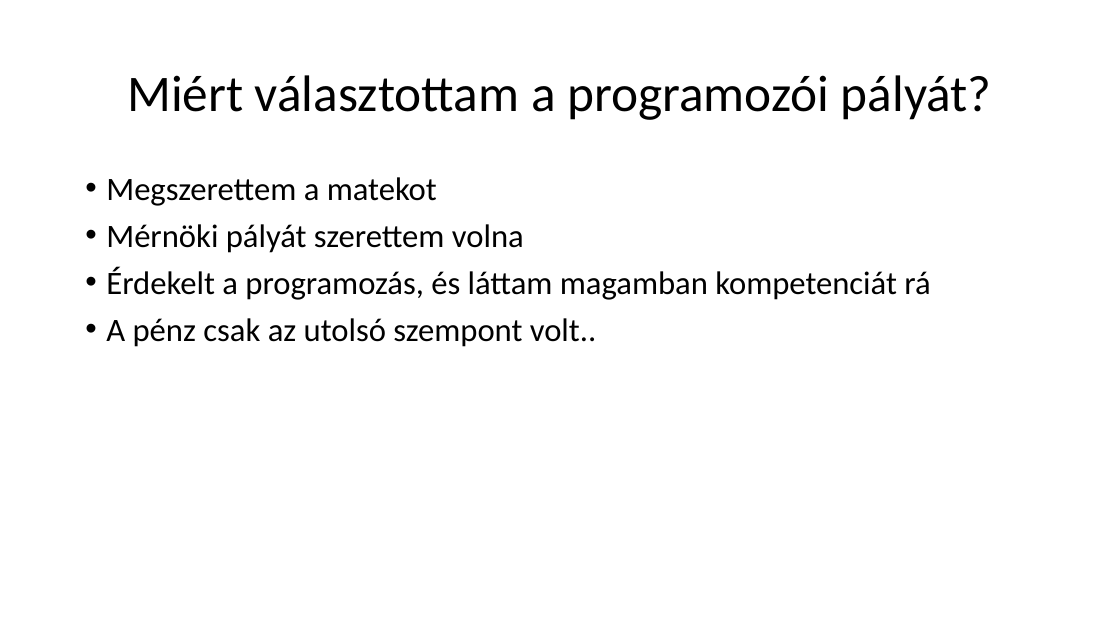
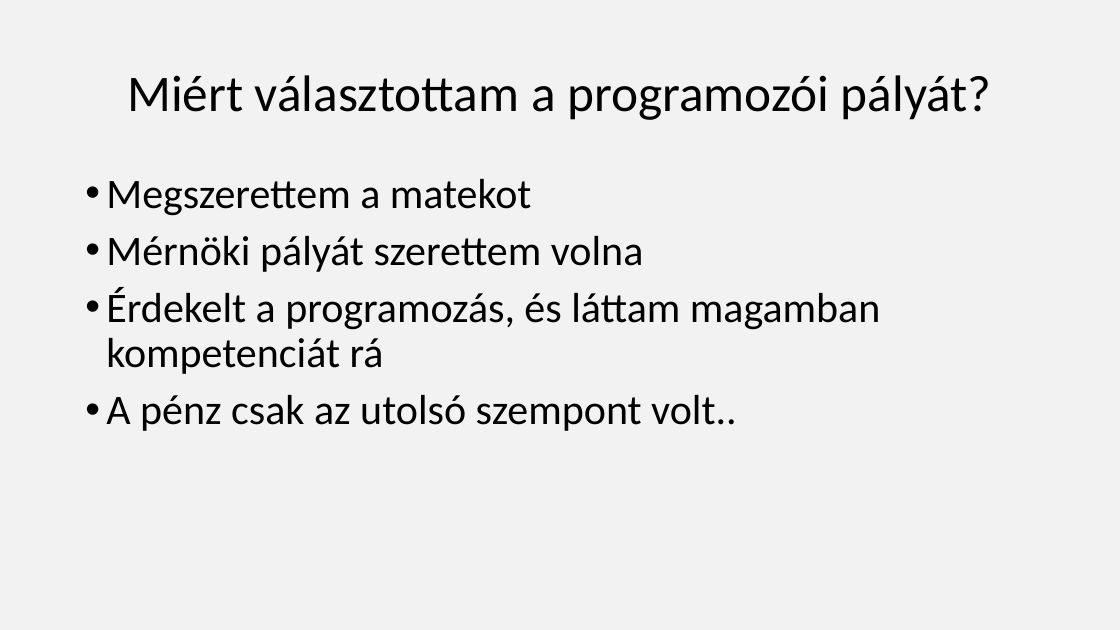
Before and after one commit to nagyandras95/Egyetem, a slide deck: slide 3 of efop/03/Programozók világa.pptx. Drawn at 1120x630 pixels with LibreOffice and Linux fonts; fonts in the diff are those of the drawing. Boxes give left, top, right and bottom in pixels: in the first picture for what was removed or moved away, otherwise in the second. Text is boxed around its words. In the diff, an @@ line names an element or a change of style, - is before the commit and + after.

```diff
--- a/efop/03/Programozók világa.pptx
+++ b/efop/03/Programozók világa.pptx
@@ background #FFFFFF to #E7E6E6 at 50% opacity @@
@@ text "Megszerettem a matekot" at [106, 179, 880, 431]: size 28 to 36 pt @@
```
Also in this commit, not shown: 8 other slides changed, 1 slide added.
